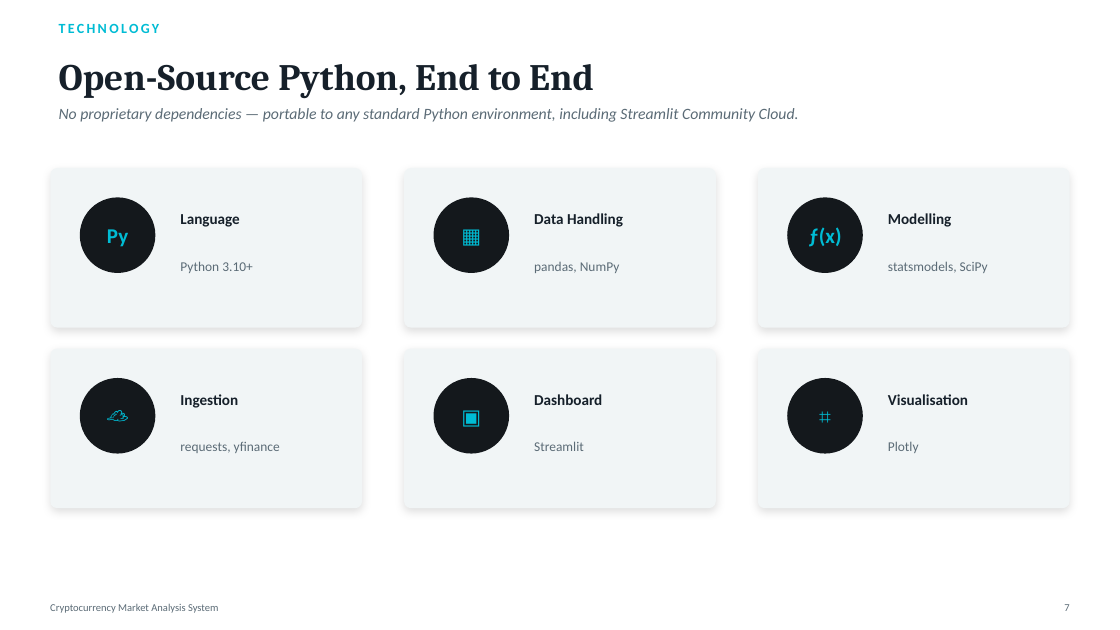
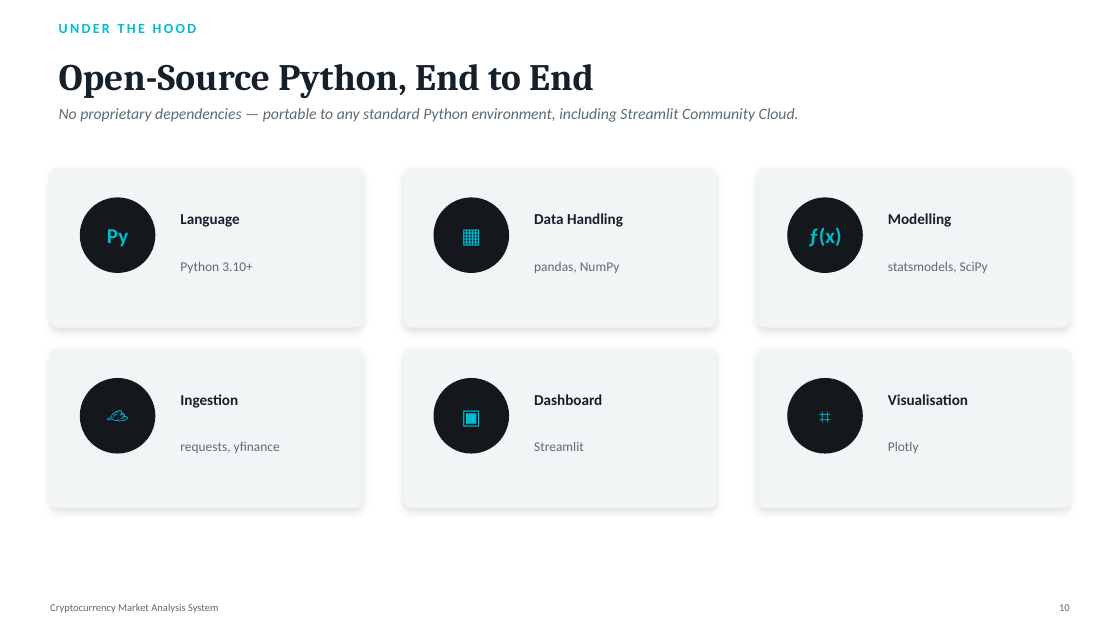
Before and after one commit to garimaaish1111/crypto-market-analysis, a slide deck: slide 10 of docs/Crypto_Market_Analysis_Final_Evaluation.pptx (slide 7 before the commit). Drawn at 1120x630 pixels with LibreOffice and Linux fonts; fonts in the diff are those of the drawing. Boxes give left, top, right and bottom in pixels: in the first picture for what was removed or moved away, otherwise in the second. Text is boxed around its words. In the diff, an @@ line names an element or a change of style, - is before the commit and + after.

```diff
--- a/docs/Crypto_Market_Analysis_Final_Evaluation.pptx
+++ b/docs/Crypto_Market_Analysis_Final_Evaluation.pptx
@@ text at [59, 23, 197, 33]: text changed @@
-TECHNOLOGY
+UNDER THE HOOD
@@ text at [1059, 604, 1070, 611]: text changed @@
-7
+10
```
Also in this commit, not shown: 7 other slides changed, 6 slides added, 10 slides removed.
